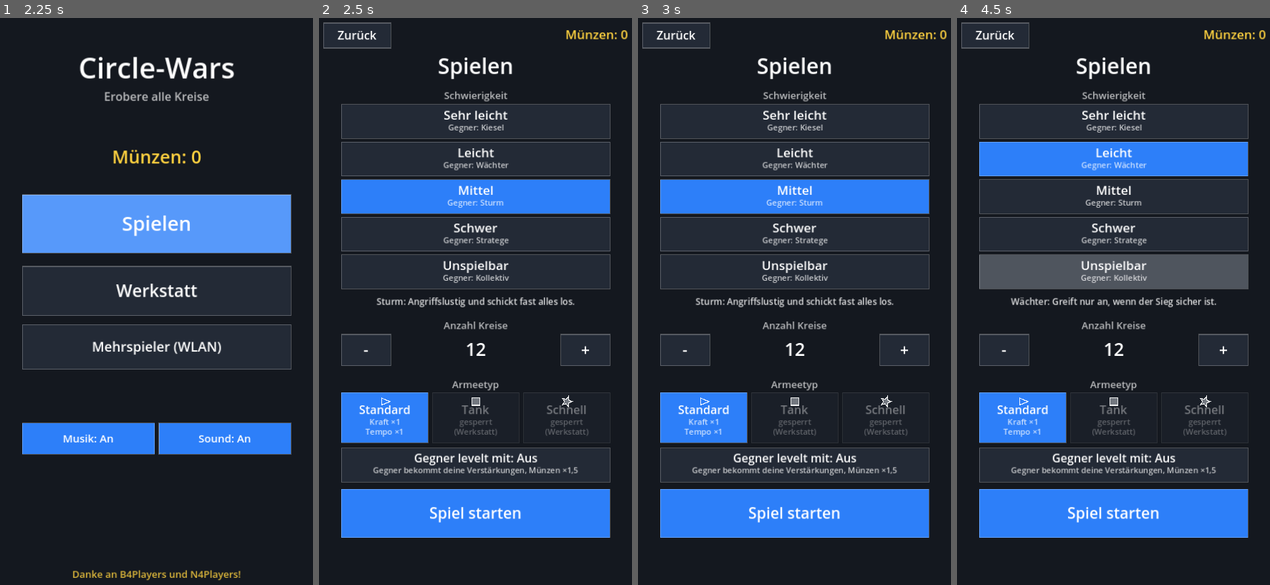
Above: before the commit, frames 1-4 (left to right).
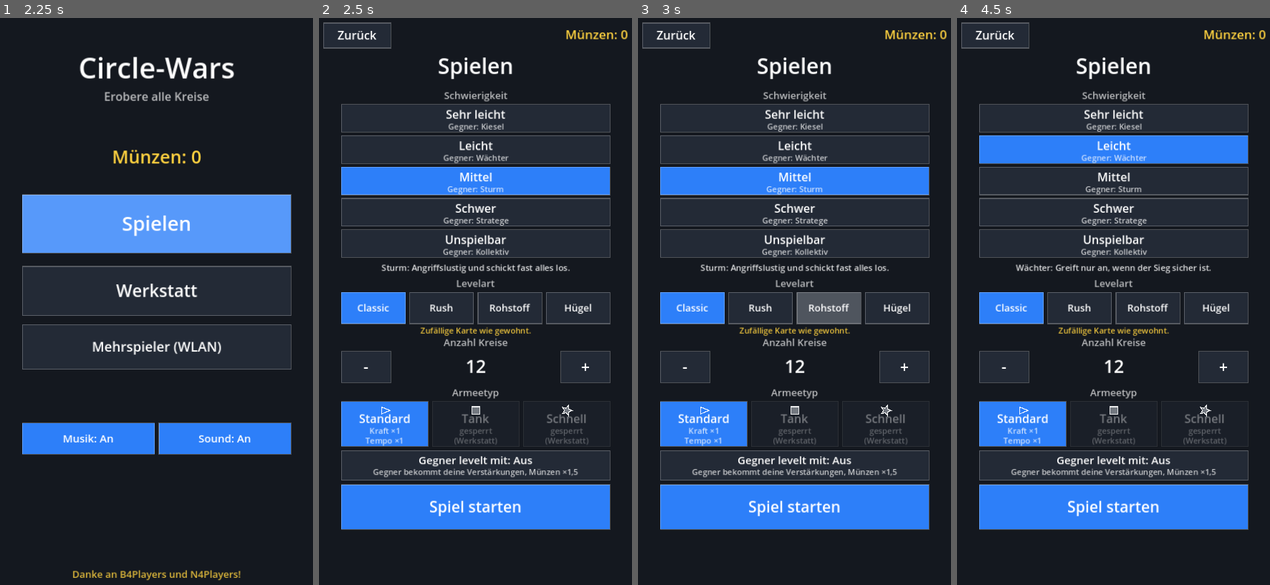
Above: after the commit, the same moments.

Repository: dremsky84/CircleWar
Game: Godot game, scene res://main.tscn
Same seed, same stepped clock (60 frames per second), same inputs: the game is played once before the commit and once after it.
Inputs (mouse positions are in pixels of both pictures, inside the frame that each line leads up to):
- Up to frame 1 (2.25 s): tap Enter at 0.5, 2 s; move the mouse to (140, 414) at 0.52 s; click (140, 414) at 0.67 s; tap Space at 1.25 s; drag from (253, 386) to (140, 414) at 1.27 s; move the mouse to (59, 216) at 2.02 s; click (59, 216) at 2.17 s
- Up to frame 2 (2.5 s): no input
- Up to frame 3 (3 s): tap Space at 2.75 s; drag from (810, 301) to (697, 216) at 2.77 s
- Up to frame 4 (4.5 s): move the mouse to (1066, 159) at 3.52 s; click (1066, 159) at 3.67 s; tap Enter at 4.25 s; drag from (1185, 273) to (1066, 159) at 4.27 s

Frame 1 is identical in both runs. In frame 2, 18% of the frame differs, in the area x 7-94%, y 16-92%; in frame 3, 19%; in frame 4, 20%.

Commit message:
Levelarten: Classic, Rush, Rohstoff, König des Hügels (auch im Mehrspieler)
Co-Authored-By: Claude Sonnet 5.5 <noreply@anthropic.com>
Claude-Session: https://claude.ai/code/session_0136NsyP7JNdCaXv9od2PjSo

Diff:
--- a/scripts/game.gd
+++ b/scripts/game.gd
@@ -102,6 +102,27 @@
 const BOOST_MULT := [1.0, 1.25, 1.5, 1.75]
 const AI_KEEP := 10.0          # so viel Armee lässt die KI nach einem Kauf mindestens übrig
 
+# Levelarten
+const KIND_NORMAL := 0
+const KIND_GOLD := 1
+const KIND_DEAD := 2
+const KIND_HILL := 3
+const KIND_MULT := [1.0, 2.0, 0.0, 1.0]   # Wachstumsfaktor je Planetenart
+const LEVEL_TYPE_IDS := ["classic", "rush", "resource", "hill"]
+const LEVEL_TYPES := {
+	"classic": {"label": "Classic", "reward": 1.0, "desc": "Zufällige Karte wie gewohnt."},
+	"rush": {"label": "Rush", "reward": 0.8, "desc": "26 kleine Planeten, Wachstum ×1,8: kurz und hektisch."},
+	"resource": {"label": "Rohstoff", "reward": 1.0, "desc": "Goldplaneten wachsen ×2, ausgebrannte gar nicht."},
+	"hill": {"label": "Hügel", "reward": 1.2, "desc": "Halte den Planeten in der Mitte 60 s, dann gewinnst du."},
+}
+const RUSH_CIRCLES := 26
+const RUSH_START := 10.0
+const RUSH_GROWTH := 1.8
+const RUSH_AI_SLOWDOWN := 1.8   # mit so vielen kleinen Planeten denkt die KI langsamer (sonst überrennt sie alles)
+const HILL_GOAL := 60.0
+const GOLD_COUNT := 2
+const DEAD_COUNT := 3
+
 # Münzen pro Sieg je Schwierigkeit (bei 12 Kreisen)
 const REWARDS := [20, 40, 70, 110, 160]
 const LOSS_FACTOR := 0.25          # Niederlage gibt diesen Anteil
@@ -111,6 +132,9 @@
 # Einstellungen und Fortschritt (werden gespeichert)
 var difficulty := 2
 var circle_count := 12
+var level_type := "classic"
+var hill_owner := 0            # wer den Hügel gerade hält (lokale Seite)
+var hill_time := 0.0           # wie lange schon, in Sekunden
 var dev_mode := false
 var enemy_levels_up := false
 var selected_type := "standard"
@@ -229,6 +253,8 @@
 	dev_mode = bool(cfg.get_value("game", "dev", false))
 	enemy_levels_up = bool(cfg.get_value("game", "enemy_levels", false))
 	last_ip = str(cfg.get_value("net", "ip", ""))
+	var lt := str(cfg.get_value("game", "level_type", "classic"))
+	level_type = lt if LEVEL_TYPES.has(lt) else "classic"
 	music_on = bool(cfg.get_value("audio", "music", true))
 	sfx_on = bool(cfg.get_value("audio", "sfx", true))
 	coins = maxi(0, int(cfg.get_value("progress", "coins", 0)))
@@ -251,6 +277,7 @@
 	cfg.set_value("game", "enemy_levels", enemy_levels_up)
 	cfg.set_value("game", "type", selected_type)
 	cfg.set_value("net", "ip", last_ip)
+	cfg.set_value("game", "level_type", level_type)
 	cfg.set_value("audio", "music", music_on)
 	cfg.set_value("audio", "sfx", sfx_on)
 	cfg.set_value("progress", "coins", coins)
@@ -344,6 +371,7 @@
 	if not won:
 		base *= LOSS_FACTOR
 	base *= float(circle_count) / REWARD_REF_CIRCLES
+	base *= float(LEVEL_TYPES[level_type]["reward"])
 	if enemy_levels_up:
 		base *= ENEMY_LEVEL_BONUS
 	return maxi(1, roundi(base))
@@ -385,6 +413,8 @@
 	over_sound = false
 	shop_pause = false
 	shop_planet = -1
+	hill_owner = 0
+	hill_time = 0.0
 	shop_votes = {1: false, 2: mp_role == ""}
 	fx.clear()
 	level = LEVELS[difficulty]
@@ -397,13 +427,24 @@
 
 func _place_circles() -> void:
 	var start_y := TOP_MARGIN + 40.0
-	circles.append(_make_circle(Vector2(map_size.x * 0.5, map_size.y - start_y), START_VALUE, 1))
-	circles.append(_make_circle(Vector2(map_size.x * 0.5, start_y), START_VALUE, 2))
+	var count := circle_count
+	var vmin := 5
+	var vmax := 20
+	var start_value := START_VALUE
+	if level_type == "rush":
+		count = RUSH_CIRCLES
+		vmin = 3
+		vmax = 10
+		start_value = RUSH_START
+	circles.append(_make_circle(Vector2(map_size.x * 0.5, map_size.y - start_y), start_value, 1))
+	circles.append(_make_circle(Vector2(map_size.x * 0.5, start_y), start_value, 2))
+	if level_type == "hill":
+		circles.append(_make_circle(Vector2(map_size.x * 0.5, map_size.y * 0.5), 20.0, 0, KIND_HILL))
 
 	var attempts := 0
-	while circles.size() < circle_count and attempts < 4000:
+	while circles.size() < count and attempts < 4000:
 		attempts += 1
-		var value := float(rng.randi_range(5, 20))
+		var value := float(rng.randi_range(vmin, vmax))
 		var radius := _radius_for(value)
 		var p := Vector2(
 			rng.randf_range(EDGE_MARGIN, map_size.x - EDGE_MARGIN),
@@ -411,10 +452,28 @@
 		if _fits(p, radius):
 			circles.append(_make_circle(p, value, 0))
 
-
-func _make_circle(pos: Vector2, value: float, owner: int) -> Dictionary:
+	if level_type == "resource":
+		# Gold- und ausgebrannte Planeten unter den neutralen verteilen
+		var neutral := []
+		for i in circles.size():
+			if circles[i]["owner"] == 0:
+				neutral.append(i)
+		for k in neutral.size():  # mischen
+			var j := rng.randi_range(k, neutral.size() - 1)
+			var tmp: int = neutral[k]
+			neutral[k] = neutral[j]
+			neutral[j] = tmp
+		var gold := mini(GOLD_COUNT, neutral.size() / 3)
+		var dead := mini(DEAD_COUNT, neutral.size() / 3)
+		for k in gold:
+			circles[neutral[k]]["kind"] = KIND_GOLD
+		for k in dead:
+			circles[neutral[gold + k]]["kind"] = KIND_DEAD
+
+
+func _make_circle(pos: Vector2, value: float, owner: int, kind: int = KIND_NORMAL) -> Dictionary:
 	return {"pos": pos, "value": value, "owner": owner, "radius": _radius_for(value),
-		"shield": 0, "gun": 0, "boost": 0, "gun_t": 0.0}
+		"shield": 0, "gun": 0, "boost": 0, "gun_t": 0.0, "kind": kind}
 
 
 func _radius_for(value: float) -> float:
@@ -537,6 +596,17 @@
 	return rows
 
 
+# Vier Knöpfe zur Wahl der Levelart
+func _level_type_buttons(cx: float, bw: float, y: float) -> Array:
+	var out := []
+	var w := (bw - 30.0) / 4.0
+	for i in LEVEL_TYPE_IDS.size():
+		var id: String = LEVEL_TYPE_IDS[i]
+		out.append(_btn("lt_" + id, Rect2(cx - bw * 0.5 + i * (w + 10.0), y, w, 70.0),
+			LEVEL_TYPES[id]["label"], 22))
+	return out
+
+
 # Liefert die aktuell sichtbaren Knöpfe als [{id, rect, label, size, lines, enabled}]
 func _buttons() -> Array:
 	var list := []
@@ -571,11 +641,12 @@
 		State.SETUP:
 			list.append(_btn("back", Rect2(20.0, off + 16.0, 150.0, 56.0), "Zurück", 26))
 			for i in LEVELS.size():
-				list.append(_btn("d%d" % i, Rect2(cx - bw * 0.5, off + 198.0 + i * 84.0, bw, 76.0),
-					LEVELS[i]["label"], 28, ["Gegner: " + LEVELS[i]["name"]]))
-			var row_y := off + 712.0
-			list.append(_btn("minus", Rect2(cx - bw * 0.5, row_y, 110.0, 70.0), "-"))
-			list.append(_btn("plus", Rect2(cx + bw * 0.5 - 110.0, row_y, 110.0, 70.0), "+"))
+				list.append(_btn("d%d" % i, Rect2(cx - bw * 0.5, off + 198.0 + i * 70.0, bw, 62.0),
+					LEVELS[i]["label"], 26, ["Gegner: " + LEVELS[i]["name"]]))
+			list.append_array(_level_type_buttons(cx, bw, off + 618.0))
+			var row_y := off + 750.0
+			list.append(_btn("minus", Rect2(cx - bw * 0.5, row_y, 110.0, 70.0), "-", 34, [], level_type != "rush"))
+			list.append(_btn("plus", Rect2(cx + bw * 0.5 - 110.0, row_y, 110.0, 70.0), "+", 34, [], level_type != "rush"))
 			var tw := (bw - 20.0) / 3.0
 			for i in TYPE_IDS.size():
 				var tid: String = TYPE_IDS[i]
@@ -583,14 +654,14 @@
 				var is_open := tid in unlocked
 				var lines := ["Kraft ×" + _fmt(t["power"]), "Tempo ×" + _fmt(t["speed"])] if is_open \
 					else ["gesperrt", "(Werkstatt)"]
-				var b := _btn("type_" + tid, Rect2(cx - bw * 0.5 + i * (tw + 10.0), off + 842.0, tw, 112.0),
+				var b := _btn("type_" + tid, Rect2(cx - bw * 0.5 + i * (tw + 10.0), off + 862.0, tw, 100.0),
 					t["label"], 26, lines, is_open)
 				b["shape"] = t["shape"]
 				list.append(b)
-			list.append(_btn("enemy_toggle", Rect2(cx - bw * 0.5, off + 966.0, bw, 76.0),
-				"Gegner levelt mit: " + ("An" if enemy_levels_up else "Aus"), 26,
+			list.append(_btn("enemy_toggle", Rect2(cx - bw * 0.5, off + 972.0, bw, 66.0),
+				"Gegner levelt mit: " + ("An" if enemy_levels_up else "Aus"), 24,
 				["Gegner bekommt deine Verstärkungen, Münzen ×1,5"]))
-			list.append(_btn("start", Rect2(cx - bw * 0.5, off + 1058.0, bw, 108.0), "Spiel starten", 34))
+			list.append(_btn("start", Rect2(cx - bw * 0.5, off + 1048.0, bw, 100.0), "Spiel starten", 34))
 		State.WORKSHOP:
 			list.append(_btn("back", Rect2(20.0, off + 16.0, 150.0, 56.0), "Zurück", 26))
 			for row in _workshop_rows():
@@ -607,8 +678,9 @@
 						"Beitreten: " + str(ips[i]), 26))
 				list.append(_btn("mp_connect", Rect2(cx - bw * 0.5, off + 825.0, bw, 90.0), "Verbinden", 30))
 			elif mp_status == "hosting":
-				list.append(_btn("minus", Rect2(cx - bw * 0.5, off + 520.0, 110.0, 70.0), "-"))
-				list.append(_btn("plus", Rect2(cx + bw * 0.5 - 110.0, off + 520.0, 110.0, 70.0), "+"))
+				list.append(_btn("minus", Rect2(cx - bw * 0.5, off + 520.0, 110.0, 70.0), "-", 34, [], level_type != "rush"))
+				list.append(_btn("plus", Rect2(cx + bw * 0.5 - 110.0, off + 520.0, 110.0, 70.0), "+", 34, [], level_type != "rush"))
+				list.append_array(_level_type_buttons(cx, bw, off + 650.0))
 		State.PLAYING:
 			if game_over:
 				var gw := 400.0
@@ -650,6 +722,8 @@
 func _is_active(id: String) -> bool:
 	if id == "d%d" % difficulty:
 		return true
+	if id.begins_with("lt_"):
+		return id.substr(3) == level_type
 	if id.begins_with("type_"):
 		return id.substr(5) == selected_type
 	match id:
@@ -784,7 +858,10 @@
 		"dev_tool_off":
 			dev_tool = ""
 		_:
-			if id.begins_with("ub_"):
+			if id.begins_with("lt_"):
+				level_type = id.substr(3)
+				_save_settings()
+			elif id.begins_with("ub_"):
 				_shop_buy_request(id.substr(3))
 			elif id.begins_with("join_"):
 				_mp_join(id.substr(5))
@@ -1293,12 +1370,44 @@
 	queue_redraw()
 
 
+# Wachstum eines Planeten pro Sekunde (Besitzer, Planetenart und Levelart eingerechnet)
+func _rate(c: Dictionary) -> float:
+	var o: int = c["owner"]
+	if o == 0:
+		return 0.0
+	var f := RUSH_GROWTH if level_type == "rush" else 1.0
+	return BASE_GROWTH * _growth(o) * float(KIND_MULT[int(c.get("kind", 0))]) * f
+
+
+# König des Hügels: Wer den Hügel durchgehend hält, gewinnt nach HILL_GOAL Sekunden
+func _hill_tick(delta: float) -> void:
+	if level_type != "hill":
+		return
+	var idx := -1
+	for i in circles.size():
+		if int(circles[i].get("kind", 0)) == KIND_HILL:
+			idx = i
+			break
+	if idx < 0:
+		return
+	var o: int = circles[idx]["owner"]
+	if o != hill_owner:
+		hill_owner = o
+		hill_time = 0.0
+	if o != 0:
+		hill_time += delta
+		if hill_time >= HILL_GOAL and mp_role != "client" and not game_over:
+			game_over = true
+			winner = o
+			drag_active = false
+			selected = -1
+
+
 # Ein Simulationsschritt (auch für Testläufe ohne Anzeige nutzbar)
 func _tick(delta: float) -> void:
 	for c in circles:
-		var o: int = c["owner"]
-		if o != 0:
-			c["value"] += BASE_GROWTH * _growth(o) * delta
+		c["value"] += _rate(c) * delta
+	_hill_tick(delta)
 
 	for army in armies.duplicate():
 		var dist: float = maxf(army["from"].distance_to(army["to"]), 1.0)
@@ -1312,7 +1421,7 @@
 	if mp_role == "" and not dev_ai_frozen:
 		ai_timer -= delta
 		if ai_timer <= 0.0:
-			ai_timer = level["interval"]
+			ai_timer = float(level["interval"]) * (RUSH_AI_SLOWDOWN if level_type == "rush" else 1.0)
 			_ai_think()
 
 	_check_winner()
@@ -1659,8 +1768,8 @@
 		var o: int = c["owner"]
 		out.append_array(PackedFloat32Array([
 			c["pos"].x / map_size.x, c["pos"].y / map_size.y, c["value"], float(o),
-			BASE_GROWTH * _growth(o) if o != 0 else 0.0, c["radius"],
-			float(c["shield"]), float(c["gun"]), float(c["boost"])]))
+			_rate(c), c["radius"],
+			float(c["shield"]), float(c["gun"]), float(c["boost"]), float(c["kind"])]))
 	return out
 
 
@@ -1676,24 +1785,25 @@
 
 # Client: Kreise aus den Host-Daten übernehmen (gespiegelt, Seiten getauscht)
 func _apply_circles(c: PackedFloat32Array, full: bool) -> void:
-	var n := c.size() / 9
+	var n := c.size() / 10
 	if full:
 		circles.clear()
 		for i in n:
 			circles.append({"pos": Vector2.ZERO, "value": 0.0, "owner": 0, "radius": 0.0, "rate": 0.0,
-				"shield": 0, "gun": 0, "boost": 0, "gun_t": 0.0})
+				"shield": 0, "gun": 0, "boost": 0, "gun_t": 0.0, "kind": 0})
 	if circles.size() != n:
 		return
 	for i in n:
 		var d: Dictionary = circles[i]
-		d["pos"] = Vector2(c[i * 9] * map_size.x, (1.0 - c[i * 9 + 1]) * map_size.y)
-		d["value"] = c[i * 9 + 2]
-		d["owner"] = _swap(int(c[i * 9 + 3]))
-		d["rate"] = c[i * 9 + 4]
-		d["radius"] = c[i * 9 + 5]
-		d["shield"] = int(c[i * 9 + 6])
-		d["gun"] = int(c[i * 9 + 7])
-		d["boost"] = int(c[i * 9 + 8])
+		d["pos"] = Vector2(c[i * 10] * map_size.x, (1.0 - c[i * 10 + 1]) * map_size.y)
+		d["value"] = c[i * 10 + 2]
+		d["owner"] = _swap(int(c[i * 10 + 3]))
+		d["rate"] = c[i * 10 + 4]
+		d["radius"] = c[i * 10 + 5]
+		d["shield"] = int(c[i * 10 + 6])
+		d["gun"] = int(c[i * 10 + 7])
+		d["boost"] = int(c[i * 10 + 8])
+		d["kind"] = int(c[i * 10 + 9])
 
 
 func _apply_armies(a: PackedFloat32Array) -> void:
@@ -1715,6 +1825,14 @@
 			c["value"] += float(c.get("rate", 0.0)) * delta
 	for a in armies:
 		a["progress"] = minf(a["progress"] + float(a.get("rate", 0.0)) * delta, 1.0)
+	_hill_tick(delta)
+
+
+func _has_kind(kind: int) -> bool:
+	for c in circles:
+		if int(c.get("kind", 0)) == kind:
+			return true
+	return false
 
 
 func _player_send(src: int, dst: int, percent: int) -> void:
@@ -1731,6 +1849,7 @@
 		return
 	map_size = get_viewport_rect().size if is_inside_tree() else DESIGN_SIZE
 	_apply_circles(c, true)
+	level_type = "hill" if _has_kind(KIND_HILL) else "classic"
 	armies.clear()
 	fx.clear()
 	selected = -1
@@ -1747,6 +1866,8 @@
 	shop_pause = false
 	shop_planet = -1
 	shop_votes = {1: false, 2: false}
+	hill_owner = 0
+	hill_time = 0.0
 	level = LEVELS[difficulty]
 	_compute_stats()
 	mp_status = "playing"
@@ -1927,6 +2048,10 @@
 			var score: float = 1.0 / (need + dist / 80.0)
 			if circles[dst]["owner"] == 1:
 				score *= bonus
+			if circles[dst]["kind"] == KIND_HILL:
+				score *= 2.5
+			elif circles[dst]["kind"] == KIND_GOLD:
+				score *= 1.5
 			if score > best_score:
 				best_score = score
 				best_src = src
@@ -1949,7 +2074,7 @@
 	var dst_owner: int = circles[dst]["owner"]
 	var atk := _power(owner)
 	if dst_owner != 0 and dst_owner != owner:
-		v += BASE_GROWTH * _growth(dst_owner) * dist / (ARMY_SPEED * _speed(owner) * BOOST_MULT[int(circles[src]["boost"])])
+		v += _rate(circles[dst]) * dist / (ARMY_SPEED * _speed(owner) * BOOST_MULT[int(circles[src]["boost"])])
 	var eff := v * _power(dst_owner) * _shield(circles[dst])
 	if count_inflight:
 		for a in armies:
@@ -2061,10 +2186,13 @@
 	_draw_coins(font, off)
 	_text(font, off + 186.0, "Schwierigkeit", 22, Color(1, 1, 1, 0.7))
 	_draw_buttons(font)
-	_text(font, off + 646.0, level_info(), 20, Color(1, 1, 1, 0.85))
-	_text(font, off + 700.0, "Anzahl Kreise", 22, Color(1, 1, 1, 0.7))
-	_text(font, off + 712.0 + 48.0, str(circle_count), 40, Color.WHITE)
-	_text(font, off + 832.0, "Armeetyp", 22, Color(1, 1, 1, 0.7))
+	_text(font, off + 570.0, level_info(), 19, Color(1, 1, 1, 0.85))
+	_text(font, off + 606.0, "Levelart", 22, Color(1, 1, 1, 0.7))
+	_text(font, off + 710.0, LEVEL_TYPES[level_type]["desc"], 18, Color(GOLD, 0.9))
+	_text(font, off + 738.0, "Anzahl Kreise", 22, Color(1, 1, 1, 0.7))
+	var count_text := str(circle_count) if level_type != "rush" else "%d (Rush)" % RUSH_CIRCLES
+	_text(font, off + 750.0 + 48.0, count_text, 40, Color.WHITE)
+	_text(font, off + 850.0, "Armeetyp", 22, Color(1, 1, 1, 0.7))
 
 
 func _draw_multi(font: Font) -> void:
@@ -2090,8 +2218,11 @@
 			_text(font, off + 410.0, "Ohne WLAN: mobilen Hotspot einschalten, der andere verbindet sich damit.",
 				18, Color(1, 1, 1, 0.55))
 			_text(font, off + 500.0, "Anzahl Kreise", 22, Color(1, 1, 1, 0.7))
-			_text(font, off + 520.0 + 48.0, str(circle_count), 40, Color.WHITE)
-			_text(font, off + 680.0, "Beide spielen mit Standard-Armeen, ohne Verstärkungen.",
+			_text(font, off + 520.0 + 48.0, str(circle_count) if level_type != "rush" else "%d (Rush)" % RUSH_CIRCLES,
+				40, Color.WHITE)
+			_text(font, off + 638.0, "Levelart", 22, Color(1, 1, 1, 0.7))
+			_text(font, off + 742.0, LEVEL_TYPES[level_type]["desc"], 18, Color(GOLD, 0.9))
+			_text(font, off + 800.0, "Beide spielen mit Standard-Armeen, ohne Verstärkungen.",
 				20, Color(1, 1, 1, 0.6))
 		"connecting":
 			_text(font, off + 400.0, "Verbinde …", 36, Color.WHITE)
@@ -2166,6 +2297,7 @@
 		if i == selected:
 			draw_arc(c["pos"], c["radius"] + 8.0, 0.0, TAU, 48, Color.WHITE, 3.0)
 		_draw_badges(c)
+		_draw_kind(font, c)
 		if shop_pause and i == shop_planet:
 			draw_arc(c["pos"], c["radius"] + 12.0, 0.0, TAU, 48, GOLD, 4.0)
 		var label := "%.1f" % c["value"] if (dev_mode and dev_info) else str(int(c["value"]))
@@ -2303,6 +2435,32 @@
 		HORIZONTAL_ALIGNMENT_CENTER, 160, 20, Color.WHITE)
 
 
+# Planetenart: Gold (×2), ausgebrannt (×0), Hügel mit Haltezeit
+func _draw_kind(font: Font, c: Dictionary) -> void:
+	var kind := int(c.get("kind", 0))
+	if kind == KIND_NORMAL:
+		return
+	var pos: Vector2 = c["pos"]
+	var r: float = c["radius"]
+	match kind:
+		KIND_GOLD:
+			draw_arc(pos, r + 3.0, 0.0, TAU, 48, GOLD, 3.0)
+			draw_string(font, pos + Vector2(-30.0, r + 24.0), "×2", HORIZONTAL_ALIGNMENT_CENTER, 60, 20, GOLD)
+		KIND_DEAD:
+			draw_circle(pos, r, Color(0, 0, 0, 0.4))
+			draw_line(pos + Vector2(-r * 0.5, -r * 0.5), pos + Vector2(r * 0.5, r * 0.5), Color(1, 1, 1, 0.25), 3.0)
+			draw_line(pos + Vector2(-r * 0.5, r * 0.5), pos + Vector2(r * 0.5, -r * 0.5), Color(1, 1, 1, 0.25), 3.0)
+			draw_string(font, pos + Vector2(-30.0, r + 24.0), "×0", HORIZONTAL_ALIGNMENT_CENTER, 60, 20, Color(1, 1, 1, 0.5))
+		KIND_HILL:
+			var col: Color = COLORS[c["owner"]] if c["owner"] != 0 else GOLD
+			draw_arc(pos, r + 6.0, 0.0, TAU, 64, Color(1, 1, 1, 0.2), 6.0)
+			if hill_owner != 0 and hill_time > 0.0:
+				draw_arc(pos, r + 6.0, -PI * 0.5, -PI * 0.5 + TAU * clampf(hill_time / HILL_GOAL, 0.0, 1.0), 64, col.lightened(0.3), 6.0)
+			_draw_shape("star", pos + Vector2(0.0, -r - 22.0), Vector2.RIGHT, 9.0, GOLD)
+			var txt := "Hügel" if hill_owner == 0 else "%d s" % int(ceilf(HILL_GOAL - hill_time))
+			draw_string(font, pos + Vector2(-40.0, r + 28.0), txt, HORIZONTAL_ALIGNMENT_CENTER, 80, 22, GOLD)
+
+
 # Upgrades am Planeten: Schildringe (blau), Geschützpunkte oben (orange), Beschleunigerpunkte unten (grün)
 func _draw_badges(c: Dictionary) -> void:
 	var r: float = c["radius"]
--- a/tools/sim.gd
+++ b/tools/sim.gd
@@ -17,6 +17,7 @@
 	var interval := 2.5
 	var margin := 1.3
 	var type_id := "standard"
+	var ltype := "classic"
 	var upg := 0
 	var enemy := false
 	for arg in OS.get_cmdline_user_args():
@@ -30,6 +31,7 @@
 			"upg": upg = int(kv[1])
 			"enemy": enemy = kv[1] == "1"
 			"botbuy": buy_chance = float(kv[1])
+			"ltype": ltype = kv[1]
 			"bot":
 				var parts := kv[1].split(",")
 				interval = float(parts[0])
@@ -42,7 +44,7 @@
 		var timeouts := 0
 		var total_time := 0.0
 		for n in games:
-			var res := _play(lvl, circles, 1000 + n, interval, margin, type_id, upg, enemy)
+			var res := _play(lvl, circles, 1000 + n, interval, margin, type_id, upg, enemy, ltype)
 			total_time += res[1]
 			match res[0]:
 				1: wins += 1
@@ -56,13 +58,14 @@
 
 # Rückgabe: [Ergebnis (1 Sieg, 2 Niederlage, 0 Zeitüberschreitung), Spielzeit]
 func _play(lvl: int, count: int, seed_value: int, interval: float, margin: float,
-		type_id: String = "standard", upg: int = 0, enemy: bool = false) -> Array:
+		type_id: String = "standard", upg: int = 0, enemy: bool = false, ltype: String = "classic") -> Array:
 	var g = Game.new()
 	root.add_child(g)
 	g.rng.seed = seed_value
 	g.difficulty = lvl
 	g.circle_count = count
 	g.selected_type = type_id
+	g.level_type = ltype
 	g.enemy_levels_up = enemy
 	for id in g.UPGRADE_IDS:
 		g.upgrade_levels[id] = upg
@@ -113,6 +116,8 @@
 				if total >= need:
 					# mehrere Wischer kosten Zeit: schlechter bewerten
 					var score := 1.0 / (need + dist / 80.0) / k
+					if g.circles[dst]["kind"] == g.KIND_HILL:
+						score *= 2.5
 					if score > best_score:
 						best_score = score
 						best_src = src
--- a/tools/tests.gd
+++ b/tools/tests.gd
@@ -288,6 +288,59 @@
 	check(not m.mass_active, "Bewegung verhindert Massenangriff")
 	m._on_release(Vector2(200, 900))
 	m.free()
+	# Levelarten
+	var lv = Game.new()
+	root.add_child(lv)
+	lv.map_size = Vector2(720, 1280)
+	lv.level_type = "rush"
+	lv.start_game()
+	check(lv.circles.size() >= 20, "Rush: viele Planeten (%d)" % lv.circles.size())
+	check(lv.circles[0]["value"] == 10.0, "Rush: Startarmee 10")
+	check(absf(lv._rate(lv.circles[0]) - 1.8) < 0.01, "Rush: Wachstum 1,8")
+	lv.level_type = "resource"
+	lv.start_game()
+	var gold := 0
+	var dead := 0
+	for c in lv.circles:
+		if c["kind"] == Game.KIND_GOLD: gold += 1
+		if c["kind"] == Game.KIND_DEAD: dead += 1
+	check(gold == 2 and dead == 3, "Rohstoff: 2 Gold, 3 ausgebrannt (%d/%d)" % [gold, dead])
+	for c in lv.circles:
+		if c["kind"] == Game.KIND_GOLD:
+			c["owner"] = 1
+			check(absf(lv._rate(c) - 2.0) < 0.01, "Gold wächst x2")
+			break
+	for c in lv.circles:
+		if c["kind"] == Game.KIND_DEAD:
+			c["owner"] = 1
+			check(lv._rate(c) == 0.0, "Ausgebrannt wächst nicht")
+			break
+	lv.level_type = "hill"
+	lv.start_game()
+	lv.ai_timer = 1e9
+	var hill := -1
+	for i in lv.circles.size():
+		if lv.circles[i]["kind"] == Game.KIND_HILL:
+			hill = i
+	check(hill == 2 and absf(lv.circles[hill]["pos"].y - 640.0) < 1.0, "Hügel in der Mitte")
+	lv.circles[hill]["owner"] = 1
+	lv._tick(30.0)
+	check(not lv.game_over and absf(lv.hill_time - 30.0) < 0.01, "Hügel: 30 s gehalten")
+	lv.circles[hill]["owner"] = 2
+	lv._tick(0.1)
+	check(lv.hill_owner == 2 and lv.hill_time < 1.0, "Hügel: Besitzerwechsel setzt zurück")
+	lv.circles[hill]["owner"] = 1
+	lv._tick(0.1)
+	lv._tick(61.0)
+	check(lv.game_over and lv.winner == 1, "Hügel: 60 s = Sieg")
+	# Paket-Roundtrip (Netzwerk) behält Planetenart
+	lv.game_over = false
+	var pack: PackedFloat32Array = lv._pack_circles()
+	lv.mp_role = "client"
+	lv._apply_circles(pack, true)
+	check(lv.circles[hill]["kind"] == Game.KIND_HILL and lv.circles.size() == pack.size() / 10, "Paket mit Planetenart")
+	lv.mp_role = ""
+	lv.free()
 	h.free()
 	print("Tests fertig, Fehler: ", fails)
 	quit(1 if fails > 0 else 0)
